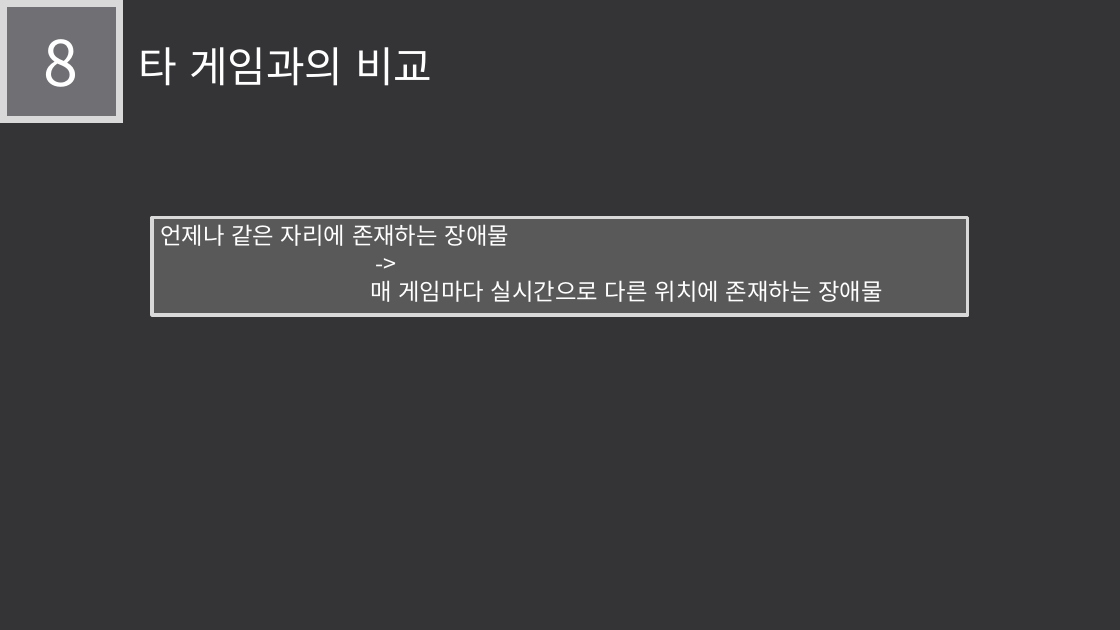
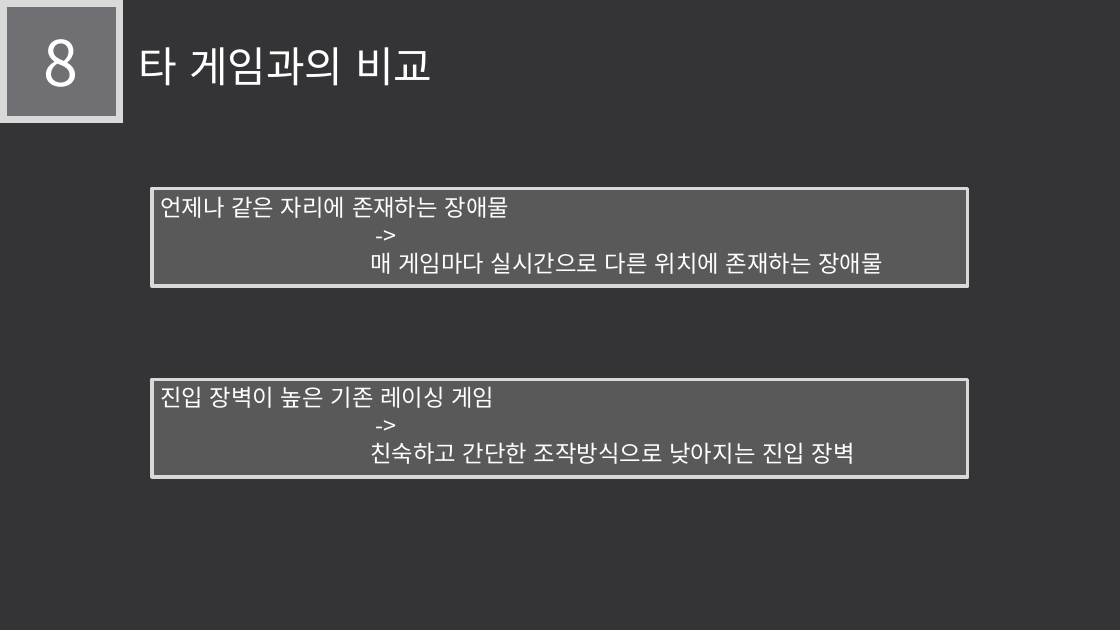
Before and after one commit to LEGO0937/Our_Project, a slide deck: slide 14 of 기획단계/졸작 제안서_α.pptx. Drawn at 1120x630 pixels with LibreOffice and Linux fonts; fonts in the diff are those of the drawing. Boxes give left, top, right and bottom in pixels: in the first picture for what was removed or moved away, otherwise in the second. Text is boxed around its words. In the diff, an @@ line names an element or a change of style, - is before the commit and + after.

```diff
--- a/기획단계/졸작 제안서_α.pptx
+++ b/기획단계/졸작 제안서_α.pptx
@@ rectangle "언제나 같은 자리에 존재하는 장애물": place and size @@
-rectangle "언제나 같은 자리에 존재하는 장애물" at <box>152,218,968,315</box>
+rectangle "언제나 같은 자리에 존재하는 장애물" at <box>152,189,968,287</box>
@@ rectangle added at <box>152,380,968,477</box>, fill #595959, outline #D9D9D9 3 pt, 20 pt, text #FFFFFF @@
+진입 장벽이 높은 기존 레이싱 게임
+->
+친숙하고 간단한 조작방식으로 낮아지는 진입 장벽
```
Also in this commit, not shown: 3 other slides changed, 3 other files.
